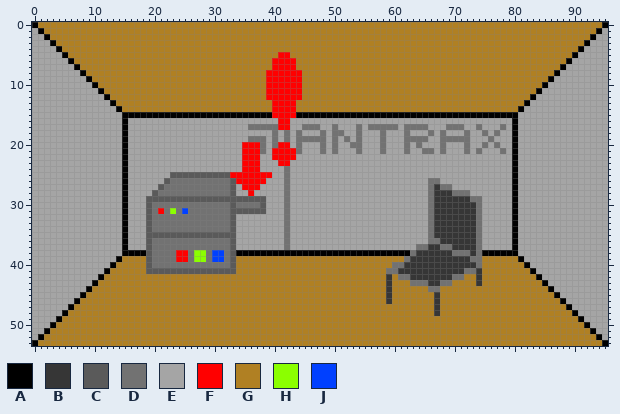
Sprite sheet: Murder Mystery/img/copierRoom.png. The picture above is the old version.
The file is 96x54 pixels. Colours within 5 levels of each other are drawn and written as one.
Palette (. is transparent): A #000000  B #363636  C #5a5a5a  D #727272  E #a5a5a5  F #ff0000  G #b08023  H #8bff00  J #0040ff
Pixels before (only the part around the change), first column x 28:
 0 GGGGGGGGGGGGGGGGGGGGGGGGGGGGGGGGGG
 1 GGGGGGGGGGGGGGGGGGGGGGGGGGGGGGGGGG
 2 GGGGGGGGGGGGGGGGGGGGGGGGGGGGGGGGGG
 3 GGGGGGGGGGGGGGGGGGGGGGGGGGGGGGGGGG
 4 GGGGGGGGGGGGGGGGGGGGGGGGGGGGGGGGGG
 5 GGGGGGGGGGGGGFFGGGGGGGGGGGGGGGGGGG
 6 GGGGGGGGGGGGFFFFGGGGGGGGGGGGGGGGGG
 7 GGGGGGGGGGGGFFFFGGGGGGGGGGGGGGGGGG
 8 GGGGGGGGGGGFFFFFFGGGGGGGGGGGGGGGGG
 9 GGGGGGGGGGGFFFFFFGGGGGGGGGGGGGGGGG
10 GGGGGGGGGGGFFFFFFGGGGGGGGGGGGGGGGG
11 GGGGGGGGGGGFFFFFFGGGGGGGGGGGGGGGGG
12 GGGGGGGGGGGFFFFFFGGGGGGGGGGGGGGGGG
13 GGGGGGGGGGGGFFFFGGGGGGGGGGGGGGGGGG
14 GGGGGGGGGGGGFFFFGGGGGGGGGGGGGGGGGG
15 AAAAAAAAAAAAFFFFAAAAAAAAAAAAAAAAAA
16 EEEEEEEEEEEEEFFEEEEEEEEEEEEEEEEEEE
17 EEEEEEEEDDDDDFFEEDDDEEDEEEDEDDDDDE
18 EEEEEEEEEEEEDEDEDEEEDEDDEEDEEEDEEE
19 EEEEEEEEDDDEDEDEDDDDDEDEDEDEEEDEEE
20 EEEEEEEFFFDEDFFEDEEEDEDEEDDEEEDEEE
21 EEEEEEEFFFDEFFFFDEEEDEDEEEDEEEDEEE
22 EEEEEEEFFFEEFFFFEEEEEEEEEEEEEEEEEE
23 EEEEEEEFFFEEEFFEEEEEEEEEEEEEEEEEEE
24 EEEEEEEFFFEEEEDEEEEEEEEEEEEEEEEEEE
25 CCCCCFFFFFFFEEDEEEEEEEEEEEEEEEEEEE
26 DDDDDCFFFFFEEEDEEEEEEEEEEEEEEEEEEE
27 DDDDDCEFFFEEEEDEEEEEEEEEEEEEEEEEEE
28 DDDDDCEEFEEEEEDEEEEEEEEEEEEEEEEEEE
29 CCCCCCCCCCCEEEDEEEEEEEEEEEEEEEEEEE
30 DDDDDCDDDDCEEEDEEEEEEEEEEEEEEEEEEE
31 DDDDDCCCCCCEEEDEEEEEEEEEEEEEEEEEEE
32 DDDDDCEEEEEEEEDEEEEEEEEEEEEEEEEEEE
33 DDDDDCEEEEEEEEDEEEEEEEEEEEEEEEEEEE
34 DDDDDCEEEEEEEEDEEEEEEEEEEEEEEEEEEE
35 CCCCCCEEEEEEEEDEEEEEEEEEEEEEEEEEEE
36 DDDDDCEEEEEEEEDEEEEEEEEEEEEEEEEEEE
37 DDDDDCEEEEEEEEDEEEEEEEEEEEEEEEEEEE
38 HDJJDCAAAAAAAAAAAAAAAAAAAAAAAAAAAA
39 HDJJDCGGGGGGGGGGGGGGGGGGGGGGGGGGGG
40 DDDDDCGGGGGGGGGGGGGGGGGGGGGGGGGGDD
41 CCCCCCGGGGGGGGGGGGGGGGGGGGGGGGGDDB
42 GGGGGGGGGGGGGGGGGGGGGGGGGGGGGGGBGD
43 GGGGGGGGGGGGGGGGGGGGGGGGGGGGGGGBGG
44 GGGGGGGGGGGGGGGGGGGGGGGGGGGGGGGBGG
45 GGGGGGGGGGGGGGGGGGGGGGGGGGGGGGGBGG
46 GGGGGGGGGGGGGGGGGGGGGGGGGGGGGGGBGG
47 GGGGGGGGGGGGGGGGGGGGGGGGGGGGGGGGGG
48 GGGGGGGGGGGGGGGGGGGGGGGGGGGGGGGGGG
49 GGGGGGGGGGGGGGGGGGGGGGGGGGGGGGGGGG
50 GGGGGGGGGGGGGGGGGGGGGGGGGGGGGGGGGG
51 GGGGGGGGGGGGGGGGGGGGGGGGGGGGGGGGGG
52 GGGGGGGGGGGGGGGGGGGGGGGGGGGGGGGGGG
53 GGGGGGGGGGGGGGGGGGGGGGGGGGGGGGGGGG
And afterwards:
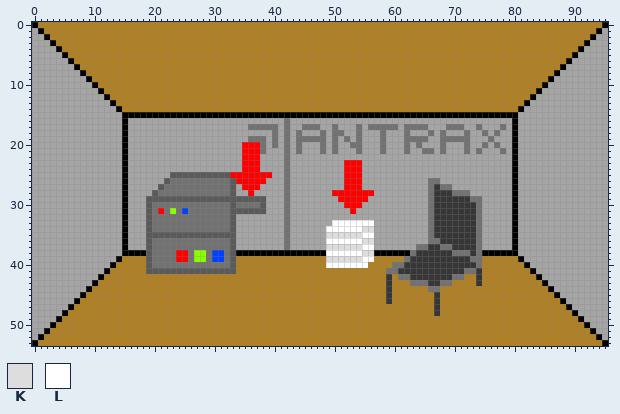
Colours new in this view: K #dddddd  L #ffffff
Change:
{"y":5,"x":41,"old":"FF","new":"GG"}
{"y":6,"x":40,"old":"FFFF","new":"GGGG"}
{"y":7,"x":40,"old":"FFFF","new":"GGGG"}
{"y":8,"x":39,"old":"FFFFFF","new":"GGGGGG"}
{"y":9,"x":39,"old":"FFFFFF","new":"GGGGGG"}
{"y":10,"x":39,"old":"FFFFFF","new":"GGGGGG"}
{"y":11,"x":39,"old":"FFFFFF","new":"GGGGGG"}
{"y":12,"x":39,"old":"FFFFFF","new":"GGGGGG"}
{"y":13,"x":40,"old":"FFFF","new":"GGGG"}
{"y":14,"x":40,"old":"FFFF","new":"GGGG"}
{"y":15,"x":40,"old":"FFFF","new":"AAAA"}
{"y":16,"x":41,"old":"FF","new":"ED"}
{"y":17,"x":41,"old":"FF","new":"ED"}
{"y":20,"x":41,"old":"FF","new":"ED"}
{"y":21,"x":40,"old":"FFFF","new":"EEDE"}
{"y":22,"x":40,"old":"FFFF","new":"EEDE"}
{"y":23,"x":41,"old":"FF","new":"ED"}
{"y":23,"x":52,"old":"EEE","new":"FFF"}
{"y":24,"x":52,"old":"EEE","new":"FFF"}
{"y":25,"x":52,"old":"EEE","new":"FFF"}
{"y":26,"x":52,"old":"EEE","new":"FFF"}
{"y":27,"x":52,"old":"EEE","new":"FFF"}
{"y":28,"x":50,"old":"EEEEEEE","new":"FFFFFFF"}
{"y":29,"x":51,"old":"EEEEE","new":"FFFFF"}
{"y":30,"x":52,"old":"EEE","new":"FFF"}
{"y":31,"x":53,"old":"E","new":"F"}
{"y":33,"x":50,"old":"EEEEEEE","new":"LLLLLLL"}
{"y":34,"x":49,"old":"EEEEEEEE","new":"LLLLLLKK"}
{"y":35,"x":49,"old":"EEEEEEEE","new":"KKKKKKLL"}
{"y":36,"x":49,"old":"EEEEEEEE","new":"LLLLLLKK"}
{"y":37,"x":49,"old":"EEEEEEEE","new":"KKKKKKLL"}
{"y":38,"x":49,"old":"AAAAAAAA","new":"LLLLLLKK"}
{"y":39,"x":49,"old":"GGGGGGGG","new":"KKKKKKLL"}
{"y":40,"x":49,"old":"GGGGGGG","new":"LLLLLLL"}
